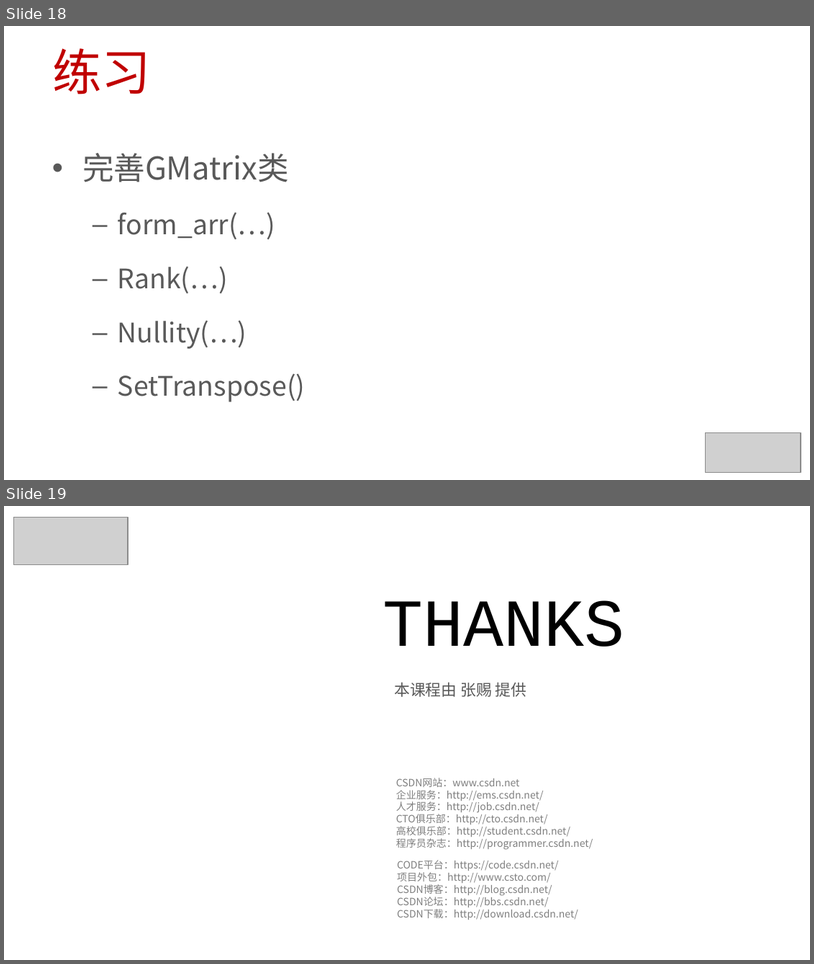
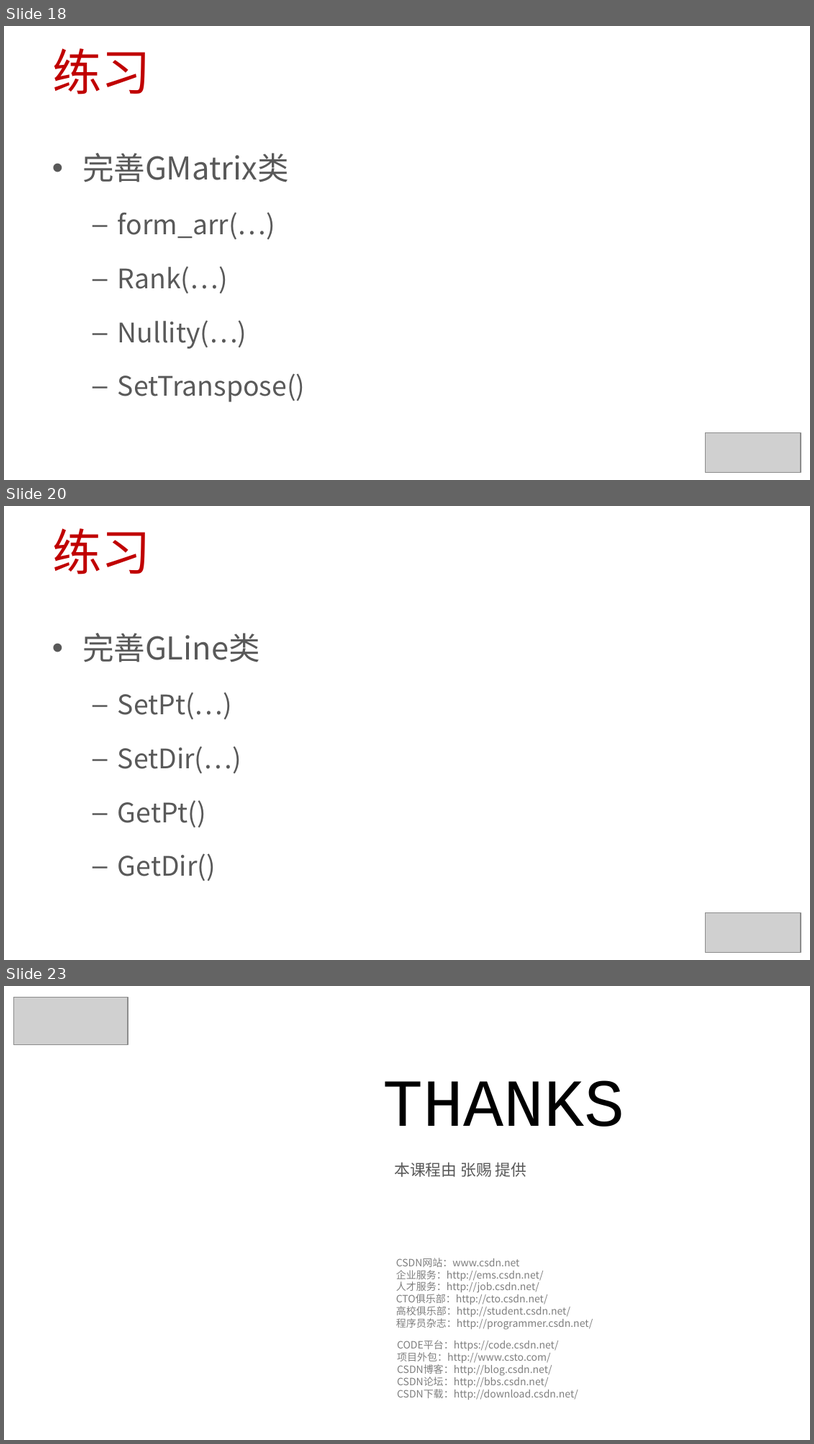
Before and after one commit to 0000duck/ComputerGraphicsBasics, a slide deck: PPT/C++练习.pptx. Shown one above the other, each under a label of ours: slides 18 and 19 before the commit, slides 18, 20 and 23 after it; the slides between them are not shown. The pictures are 814x964 and 814x1444 pixels, drawn with LibreOffice and Linux fonts; fonts in the diff are those of the drawing; grey boxes stand for pictures; background and template pictures are left out. Boxes give left, top, right and bottom in pixels: in the first picture for what was removed or moved away, otherwise in the second. Text is boxed around its words. In the diff, an @@ line names an element or a change of style, - is before the commit and + after.

```diff
--- a/PPT/C++练习.pptx
+++ b/PPT/C++练习.pptx
@@ slide 20 added at [4, 506, 810, 960], background #FFFFFF @@
@@ title added at [52, 528, 151, 574], 44 pt, text #C00000 @@
+练习
@@ text added at [82, 633, 260, 880], 24 pt, text #595959 @@
+• 完善GLine类
+  – SetPt(…)
+  – SetDir(…)
+  – GetPt()
+  – GetDir()
@@ picture added at [705, 912, 801, 952] @@
@@ what was slide 19 is now slide 23 @@
```
Also in this commit, not shown: 1 slide changed, 3 other slides added, 1 other file.
